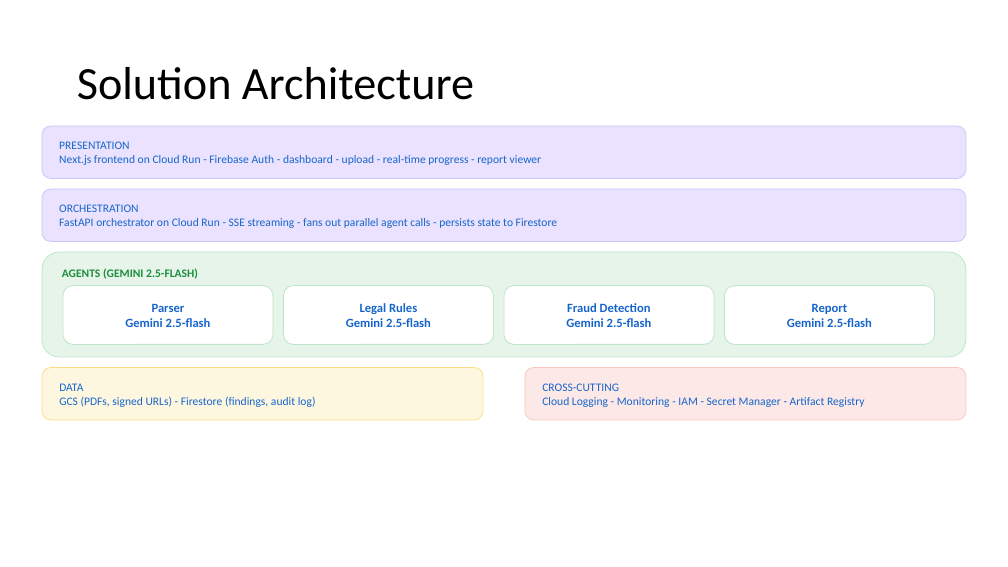
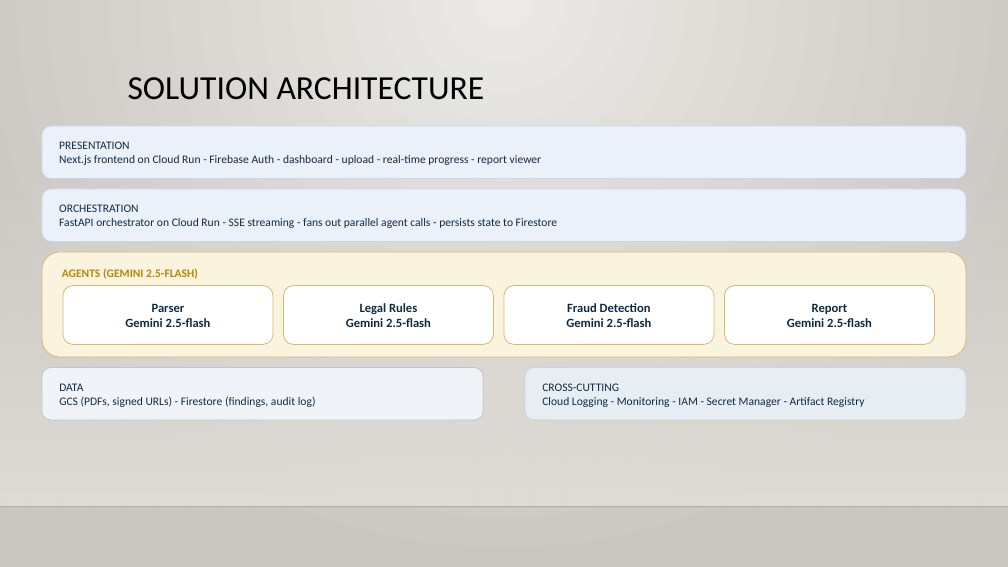
Before and after one commit to abhi88000/land-fraud-detection, a slide deck: slide 4 of docs/deck/Landshield-Deck.pptx. Drawn at 1008x567 pixels with LibreOffice and Linux fonts; fonts in the diff are those of the drawing; background and template pictures are left out. Boxes give left, top, right and bottom in pixels: in the first picture for what was removed or moved away, otherwise in the second. Text is boxed around its words. In the diff, an @@ line names an element or a change of style, - is before the commit and + after.

Commit message:
style(deck): apply professional navy+slate+gold palette and auto-apply Gallery theme

```diff
--- a/docs/deck/Landshield-Deck.pptx
+++ b/docs/deck/Landshield-Deck.pptx
@@ background #FFFFFF to gradient #ECEAE7 to #CAC7C1 @@
@@ title "SOLUTION ARCHITECTURE" at (128,77,485,100): vertical alignment middle to top @@
@@ title at (128,77,485,100): text changed; size 44 to 32 pt @@
-Solution Architecture
+SOLUTION ARCHITECTURE
@@ rounded rectangle "PRESENTATION" at (42,126,966,178): text colour #1765CC to #102A43; fill #EAE2FE to #EAF1F8; outline #C8C8FA 0.75 pt to #C8D8E8 0.75 pt @@
@@ rectangle added at (0,167,1008,507), fill gradient #DFDBD5 @@
@@ rounded rectangle "ORCHESTRATION" at (42,189,966,241): text colour #1765CC to #102A43; fill #EAE2FE to #EAF1F8; outline #C8C8FA 0.75 pt to #C8D8E8 0.75 pt @@
@@ rounded rectangle "AGENTS (GEMINI 2.5-FLASH)" at (42,252,966,357): text colour #1E8E3E to #B8860B; fill #E6F4EA to #FAF3DD; outline #BDE5C8 0.75 pt to #DAB86F 0.75 pt @@
@@ text colour #1765CC to #102A43; outline #BDE5C8 0.75 pt to #DAB86F 0.75 pt in 4 elements at (63,286,273,345), (284,286,494,345), (504,286,715,345), (724,286,935,345) @@
@@ rounded rectangle "DATA" at (42,368,483,420): text colour #1765CC to #102A43; fill #FEF7E0 to #F0F4F8; outline #FADD8B 0.75 pt to #B8C8D4 0.75 pt @@
@@ rounded rectangle "CROSS-CUTTING" at (525,368,966,420): text colour #1765CC to #102A43; fill #FCE8E6 to #E6EDF3; outline #FAC7BD 0.75 pt to #C8D5DE 0.75 pt @@
@@ line added from (0, 507) to (1008, 507), #000001 1 pt @@
```
Also in this commit, not shown: 11 other slides changed, 1 other file.
